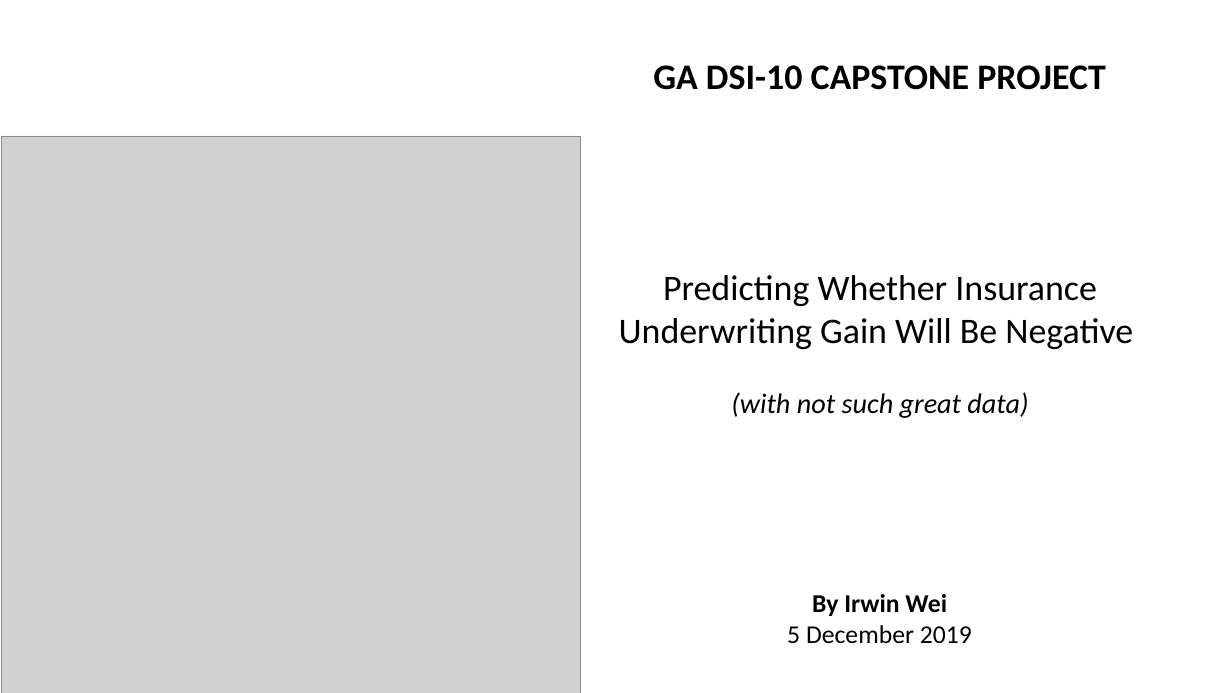
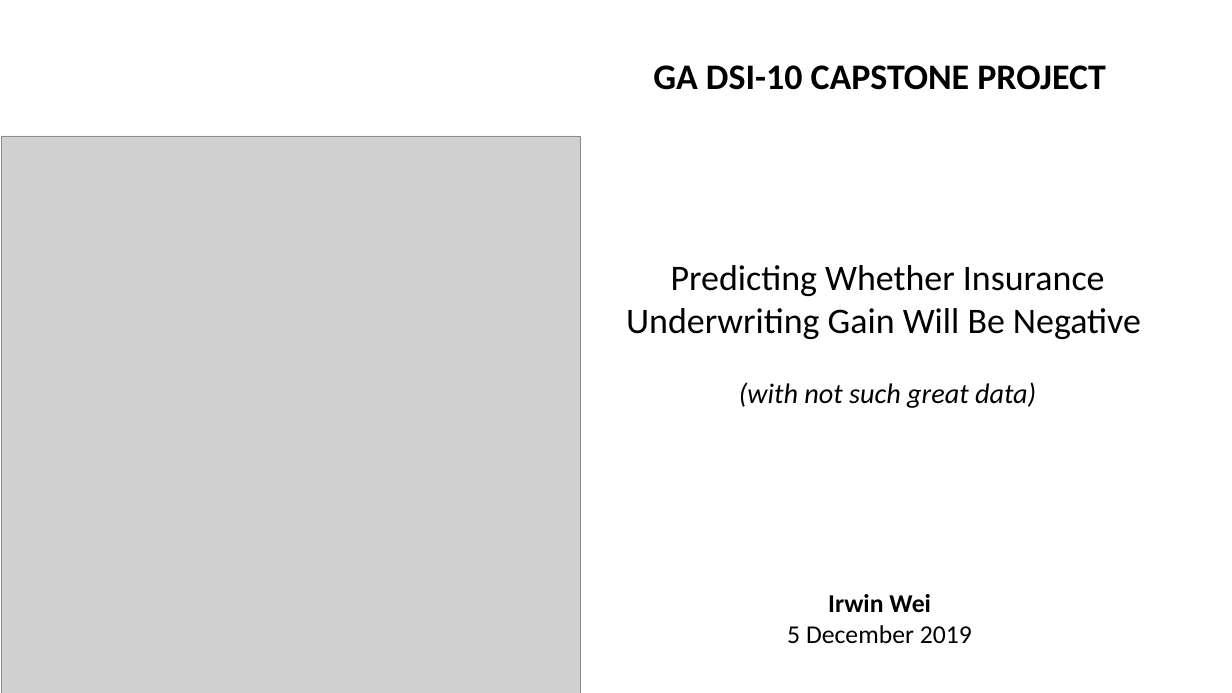
Before and after one commit to irwinwei73/GA-DSI-Capstone, a slide deck: slide 1 of Capstone_Final_Presentation.pptx. Drawn at 1232x693 pixels with LibreOffice and Linux fonts; fonts in the diff are those of the drawing; grey boxes stand for pictures. Boxes give left, top, right and bottom in pixels: in the first picture for what was removed or moved away, otherwise in the second. Text is boxed around its words. In the diff, an @@ line names an element or a change of style, - is before the commit and + after.

```diff
--- a/Capstone_Final_Presentation.pptx
+++ b/Capstone_Final_Presentation.pptx
@@ text "Predicting Whether Insurance Underwriting Gain ...": place and size @@
-text "Predicting Whether Insurance Underwriting Gain ..." at [619,275,1133,418]
+text "Predicting Whether Insurance Underwriting Gain ..." at [626,265,1141,408]
@@ text at [828,594,931,613]: text changed @@
-By Irwin Wei
+Irwin Wei
```
Also in this commit, not shown: 5 other slides changed, 5 slides added.
